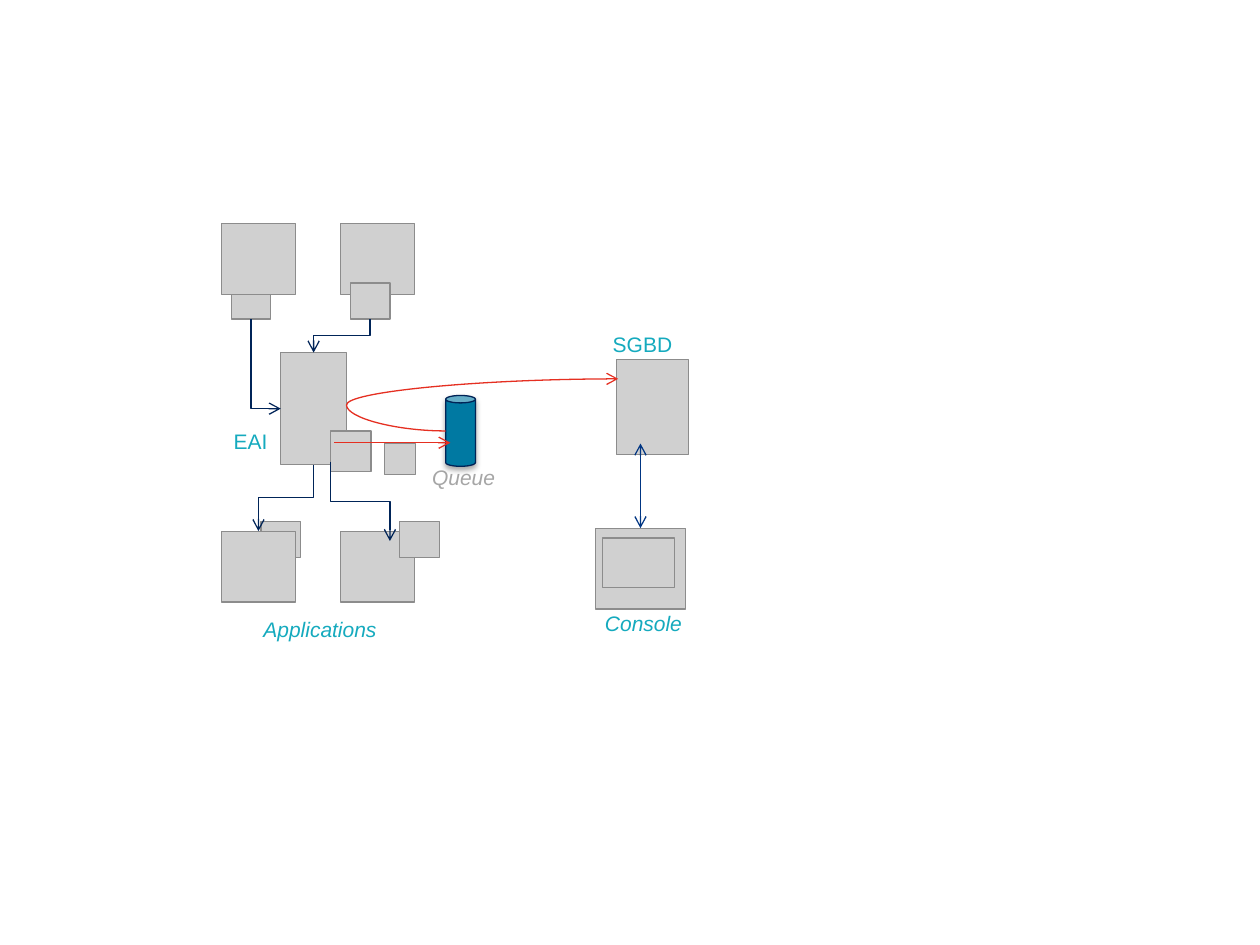
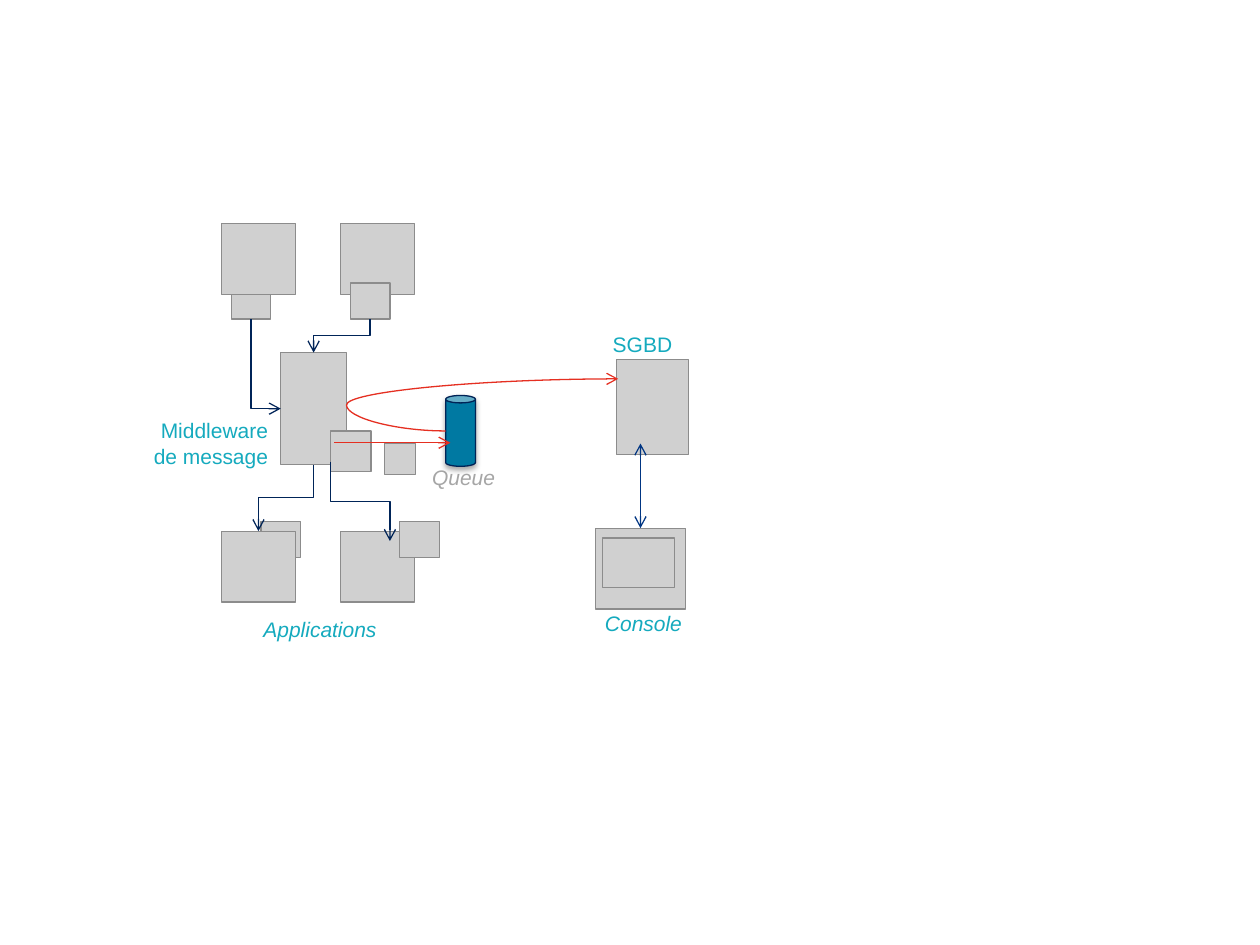
Before and after one commit to archiloque/blog, a slide deck: slide 1 of monitoring_echanges/illus.pptx. Drawn at 1260x945 pixels with LibreOffice and Linux fonts; fonts in the diff are those of the drawing; grey boxes stand for pictures; background and template pictures are left out. Boxes give left, top, right and bottom in pixels: in the first picture for what was removed or moved away, otherwise in the second. Text is boxed around its words. In the diff, an @@ line names an element or a change of style, - is before the commit and + after.

```diff
--- a/monitoring_echanges/illus.pptx
+++ b/monitoring_echanges/illus.pptx
@@ text at (154,422,268,468): text changed @@
-EAI
+Middleware
+de message
```
Also in this commit, not shown: 2 other slides changed, 3 other files.
